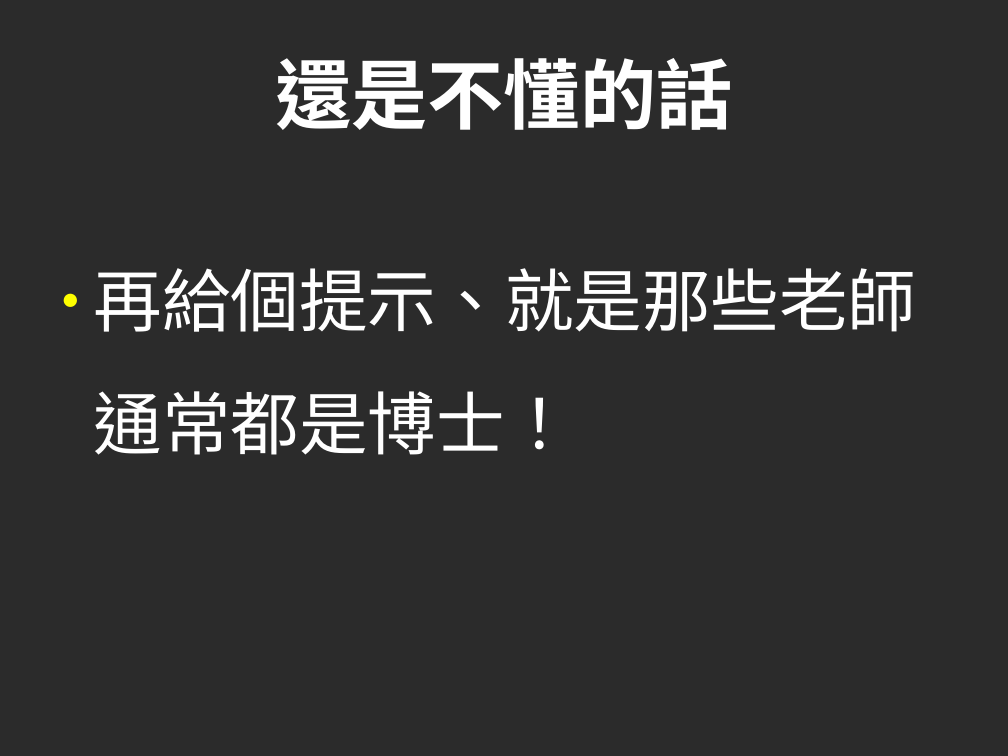
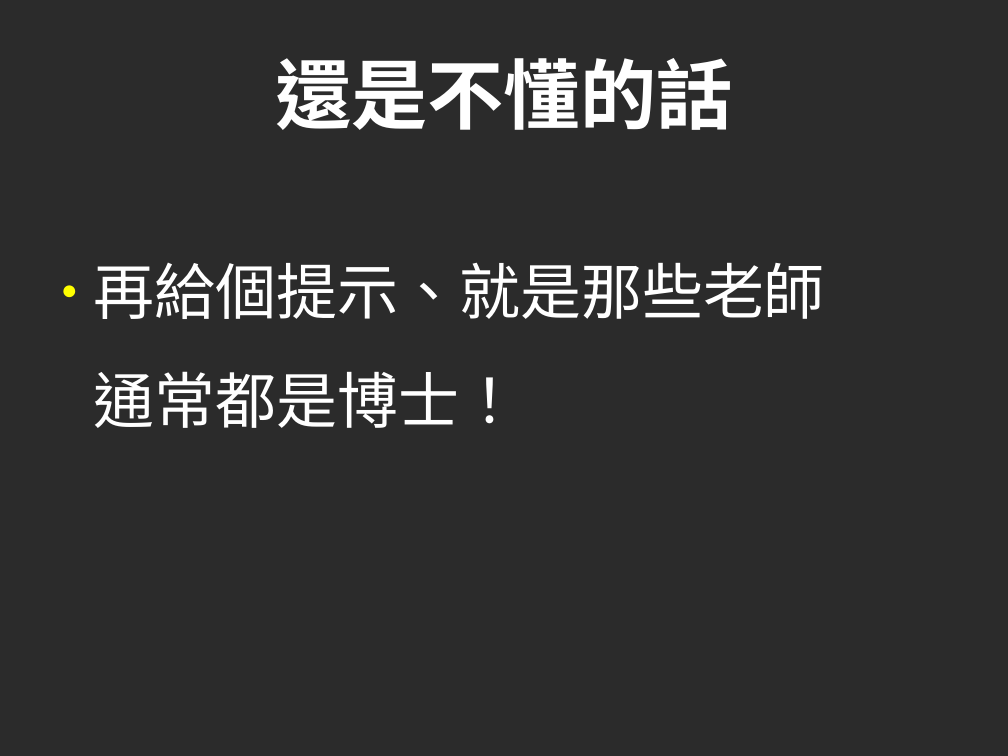
Before and after one commit to cccunimportant/10minSlides, a slide deck: slide 14 of 20minSePmSaDp.odp. Drawn at 1008x756 pixels with LibreOffice and Linux fonts; fonts in the diff are those of the drawing; background and template pictures are left out; a plain dark background stands for a picture behind light text. Boxes give left, top, right and bottom in pixels: in the first picture for what was removed or moved away, otherwise in the second. Text is boxed around its words. In the diff, an @@ line names an element or a change of style, - is before the commit and + after.

```diff
--- a/20minSePmSaDp.odp
+++ b/20minSePmSaDp.odp
@@ text at <box>94,263,825,428</box>: text changed; size 54 to 48 pt @@
-● 再給個提示、就是那些老師通常都是博士！
+● 再給個提示、就是那些老師
+  通常都是博士！
```
Also in this commit, not shown: 29 other slides changed, 4 other files.
